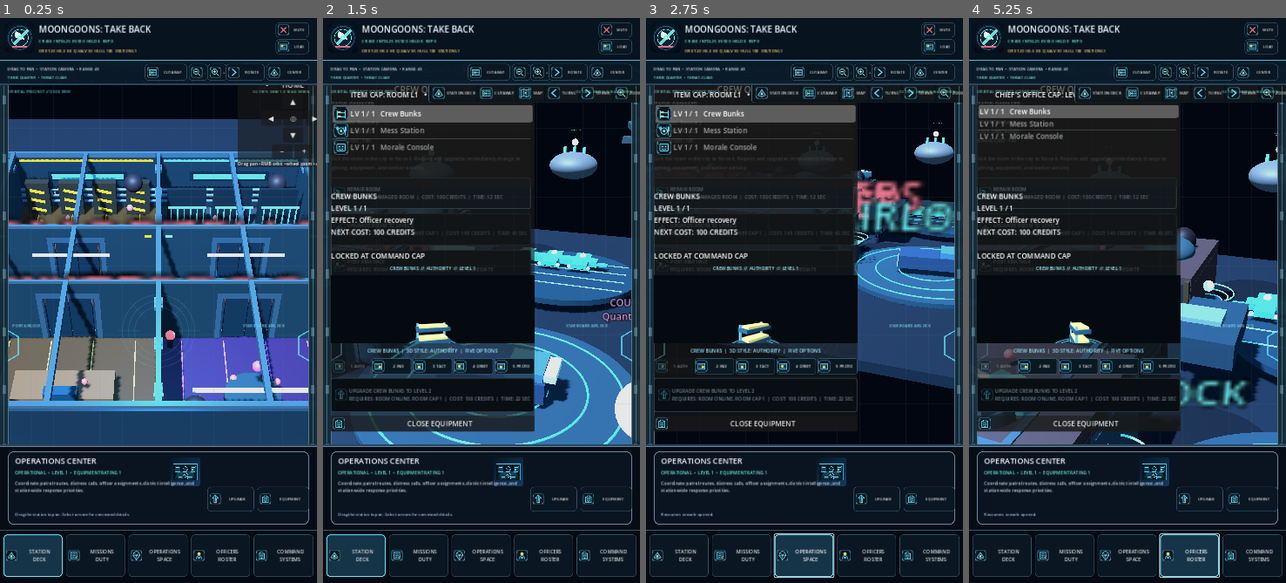
Above: before the commit, frames 1-4 (left to right).
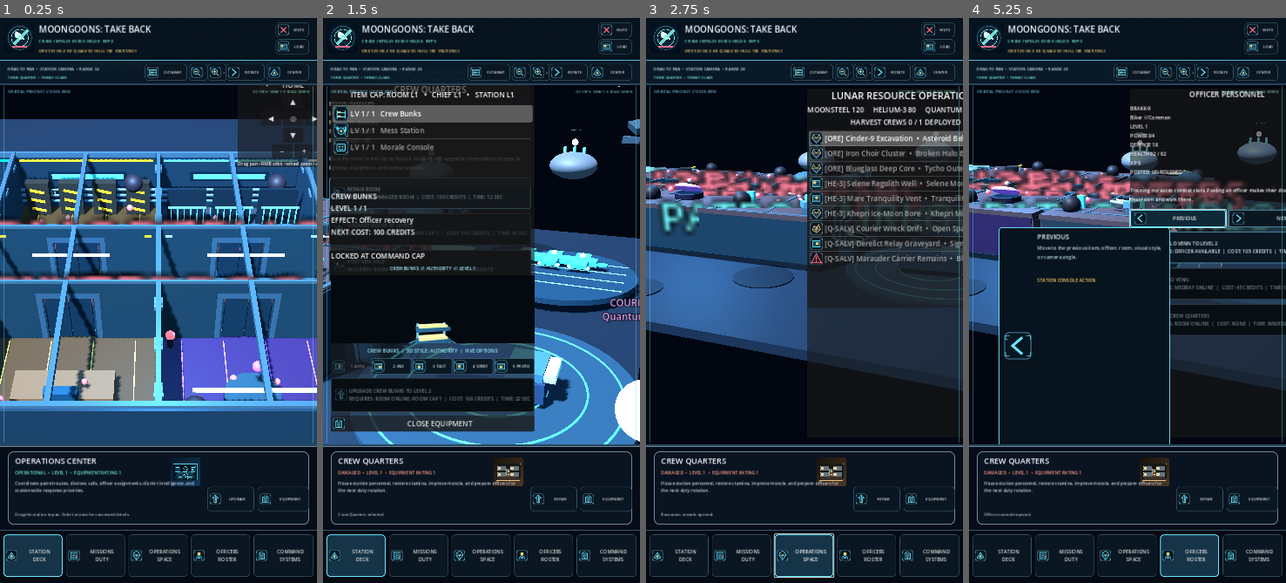
Above: after the commit, the same moments.

Repository: POTD725/MoonGoons-Take-Back
Game: Godot game, scene res://scenes/PeacekeeperStationDeck.tscn
Two runs of this game, one before a commit and one after it. Both use one fixed random seed, a clock stepped at 60 frames per second and the inputs below.
Inputs (mouse positions are in pixels of both pictures, inside the frame that each line leads up to):
- Up to frame 1 (0.25 s): no input
- Up to frame 2 (1.5 s): tap Enter at 0.5 s; move the mouse to (551, 272) at 0.52 s; hold D 0.53-1.25 s; tap Q at 0.6 s; click (551, 272) at 0.67 s; tap Space at 0.77 s; drag from (418, 328) to (465, 413) at 1.27 s
- Up to frame 3 (2.75 s): click "SYNDICATE THREAT MAP" at 2 s
- Up to frame 4 (5.25 s): click "SECTOR COMMAND" at 2.75 s; click (1276, 215) at 3.5 s, where only the run after the commit has a clickable "NEXT"; click (1276, 215) at 4.25 s, where only the run after the commit has a clickable "NEXT"; click (1178, 215) at 5 s, where only the run after the commit has a clickable "PREVIOUS"

The runs differ from the first frame. In frame 1, 4.7% of the frame differs, in the area x 0-100%, y 8-76%; in frame 2, 5.3%; in frame 3, 41%, in the area x 0-100%, y 8-86%; in frame 4, 35%.
Error before the commit: Cannot call method 'get' on a null value. (res://scripts/take_back_syndicate_layout_43.gd:148)

Commit message:
Bind portrait HUD to live precinct and fix tray routing

Diff:
--- a/scripts/take_back_syndicate_layout_43.gd
+++ b/scripts/take_back_syndicate_layout_43.gd
@@ -11,6 +11,19 @@
 	{"id":"officers", "title":"OFFICERS", "subtitle":"ROSTER", "icon":"officers"},
 	{"id":"command", "title":"COMMAND", "subtitle":"SYSTEMS", "icon":"equipment"}
 ]
+
+func _ready() -> void:
+	mouse_filter = Control.MOUSE_FILTER_IGNORE
+	precinct = get_node_or_null(precinct_path)
+	if precinct == null:
+		precinct = get_node_or_null("../../LivingPrecinct")
+	_build_input_blockers()
+	_build_header_buttons()
+	_build_camera_buttons()
+	_build_inspector_buttons()
+	_build_navigation()
+	_build_command_drawer()
+	call_deferred("_finish_initialization")
 
 func _build_navigation() -> void:
 	var rects: Array[Rect2] = [
@@ -90,6 +103,9 @@
 	return button
 
 func _activate_internal(command_id: String) -> void:
+	if precinct == null:
+		message = "Station controller is still linking."
+		return
 	_close_live_trays()
 	var tray: Control = null
 	match command_id:
@@ -128,16 +144,20 @@
 	message = "%s console opened." % command_id.replace("_", " ").capitalize()
 
 func _close_live_trays() -> void:
+	if precinct == null:
+		return
 	for property_name: String in ["city_panel", "officer_panel", "patrol_panel", "custody_panel", "tasks_panel"]:
 		_set_core_panel(property_name, false)
-	for pair: Array[String] in [
+	var panel_pairs: Array = [
 		["PrecinctProgressionUI", "equipment_panel"],
 		["StationCommandUI", "panel"],
 		["ResourceHarvestController", "panel"],
 		["SpaceThreatOperations", "panel"],
 		["SideOperationsUI", "panel"]
-	]:
-		_set_external_panel(pair[0], pair[1], false)
+	]
+	for pair_value: Variant in panel_pairs:
+		var pair: Array = pair_value as Array
+		_set_external_panel(String(pair[0]), String(pair[1]), false)
 	var overlay: Node = get_node_or_null("/root/AllianceResearchOverlay")
 	if overlay != null:
 		var panel_value: Variant = overlay.get("panel")
@@ -145,6 +165,8 @@
 			(panel_value as Control).visible = false
 
 func _set_core_panel(property_name: String, show: bool) -> Control:
+	if precinct == null:
+		return null
 	var value: Variant = precinct.get(property_name)
 	if value is Control:
 		var control := value as Control
@@ -153,6 +175,8 @@
 	return null
 
 func _set_external_panel(controller_name: String, property_name: String, show: bool) -> Control:
+	if precinct == null:
+		return null
 	var controller: Node = precinct.get_node_or_null(controller_name)
 	if controller == null:
 		return null
